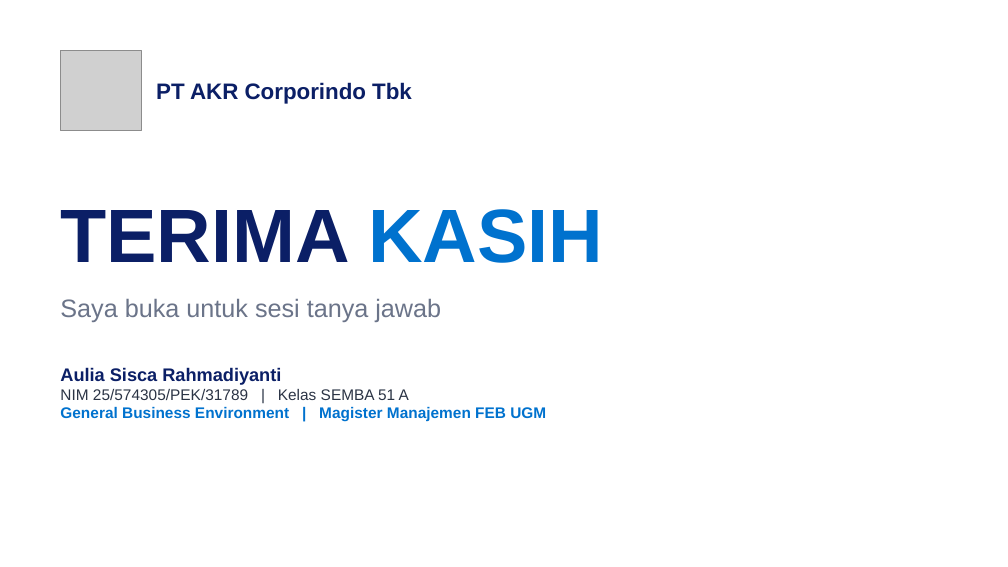
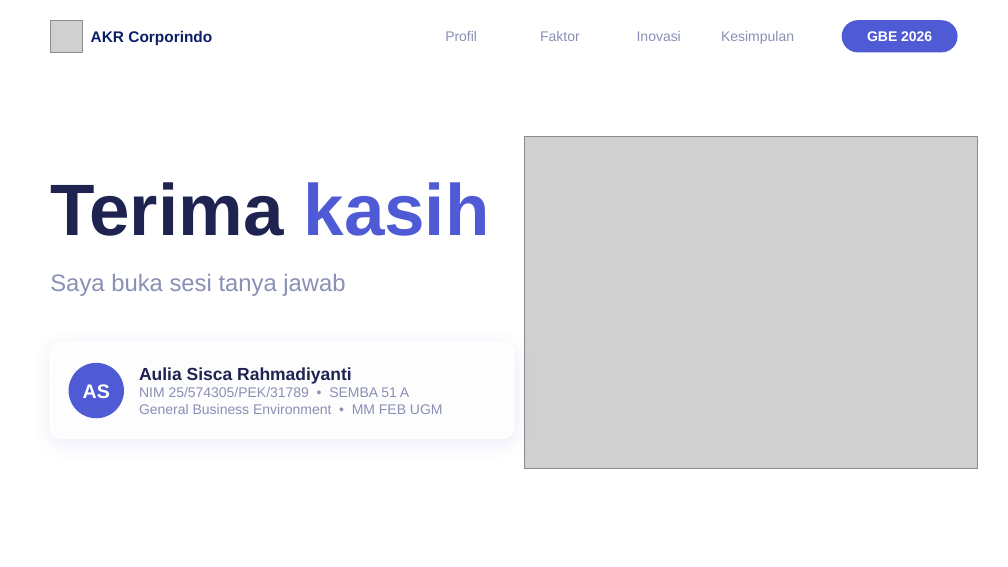
Before and after one commit to aslihabnuri/Dom-Manipulation, a slide deck: slide 10 of output-paper-GBE/Presentasi GBE - Aulia Sisca Rahmadiyanti - SEMBA 51A - PT AKR Corporindo Tbk.pptx. Drawn at 1008x567 pixels with LibreOffice and Linux fonts; fonts in the diff are those of the drawing; grey boxes stand for pictures; background and template pictures are left out. Boxes give left, top, right and bottom in pixels: in the first picture for what was removed or moved away, otherwise in the second. Text is boxed around its words. In the diff, an @@ line names an element or a change of style, - is before the commit and + after.

```diff
--- a/output-paper-GBE/Presentasi GBE - Aulia Sisca Rahmadiyanti - SEMBA 51A - PT AKR Corporindo Tbk.pptx
+++ b/output-paper-GBE/Presentasi GBE - Aulia Sisca Rahmadiyanti - SEMBA 51A - PT AKR Corporindo Tbk.pptx
@@ picture: place and size @@
-picture at [60, 50, 141, 131]
+picture at [50, 20, 83, 52]
@@ rounded rectangle added at [842, 20, 958, 52], fill #4F5BD5 @@
@@ text at [91, 31, 212, 46]: text changed; size 16 to 11 pt @@
-PT AKR Corporindo Tbk
+AKR Corporindo
@@ text added at [445, 31, 477, 41], 10 pt, text #8A90B4 @@
+Profil
@@ text added at [540, 31, 580, 41], 10 pt, text #8A90B4 @@
+Faktor
@@ text added at [637, 31, 681, 41], 10 pt, text #8A90B4 @@
+Inovasi
@@ text added at [721, 31, 794, 44], 10 pt, text #8A90B4 @@
+Kesimpulan
@@ text added at [867, 31, 932, 41], 10 pt, text #FFFFFF, bold @@
+GBE 2026
@@ ellipse added at [559, 96, 953, 489], fill #FFFFFF at 55% opacity @@
@@ picture added at [524, 136, 978, 469] @@
@@ text at [50, 182, 490, 236]: text changed; size 54 to 52 pt; text colour #0B1F66 to #1E2350 @@
-TERIMA KASIH
+Terima kasih
@@ text at [50, 274, 345, 296]: text changed; size 18 to 17 pt; text colour #6B7489 to #8A90B4 @@
-Saya buka untuk sesi tanya jawab
+Saya buka sesi tanya jawab
@@ rounded rectangle added at [50, 343, 514, 438], fill #FFFFFF at 92% opacity, outline #FFFFFF 1 pt @@
@@ text "Aulia Sisca Rahmadiyanti": place and size @@
-text "Aulia Sisca Rahmadiyanti" at [60, 367, 546, 422]
+text "Aulia Sisca Rahmadiyanti" at [139, 367, 443, 414]
@@ text "Aulia Sisca Rahmadiyanti" at [139, 367, 443, 414]: vertical alignment top to middle @@
@@ ellipse added at [69, 363, 124, 418], fill #4F5BD5 @@
@@ text added at [83, 384, 110, 398], 14 pt, text #FFFFFF, bold @@
+AS
@@ text at [139, 387, 443, 414]: text changed; size 11 to 10 pt; text colour #0072CE to #8A90B4; bold off @@
-NIM 25/574305/PEK/31789 | Kelas SEMBA 51 A
-General Business Environment | Magister Manajemen FEB UGM
+NIM 25/574305/PEK/31789 • SEMBA 51 A
+General Business Environment • MM FEB UGM
@@ text at [139, 367, 352, 384]: size 13 to 12.5 pt, text colour #0B1F66 to #1E2350 in "Aulia Sisca Rahmadiyanti" @@
```
Also in this commit, not shown: 9 other slides changed.
